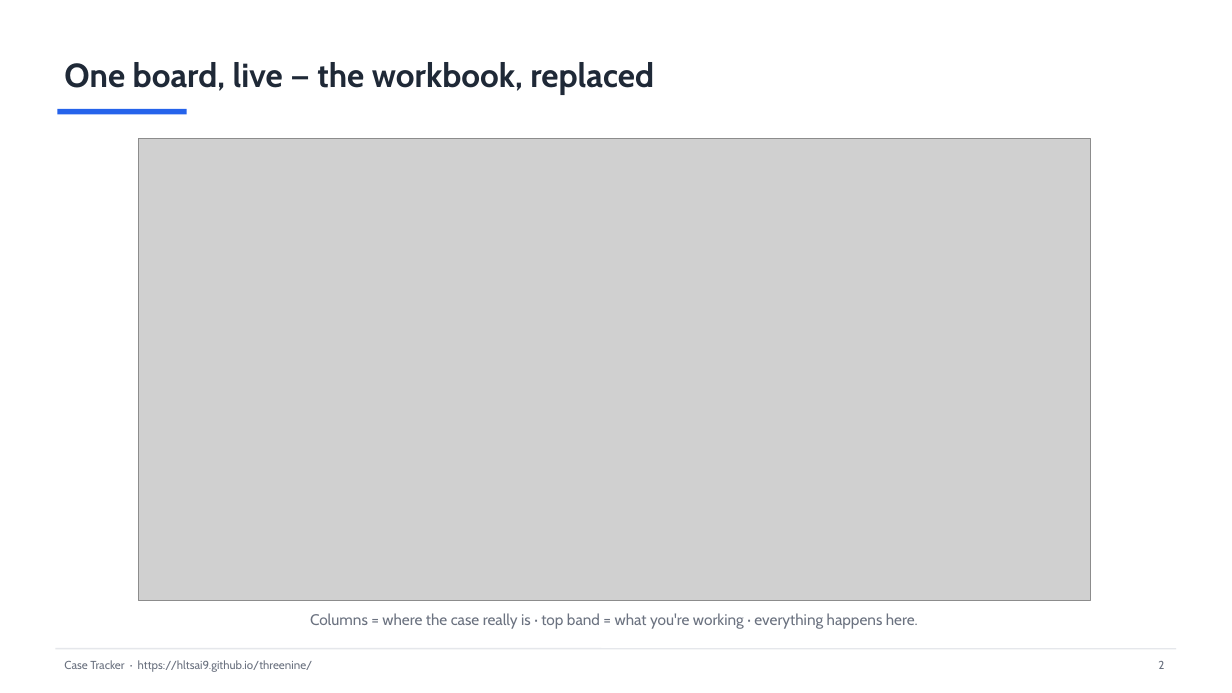
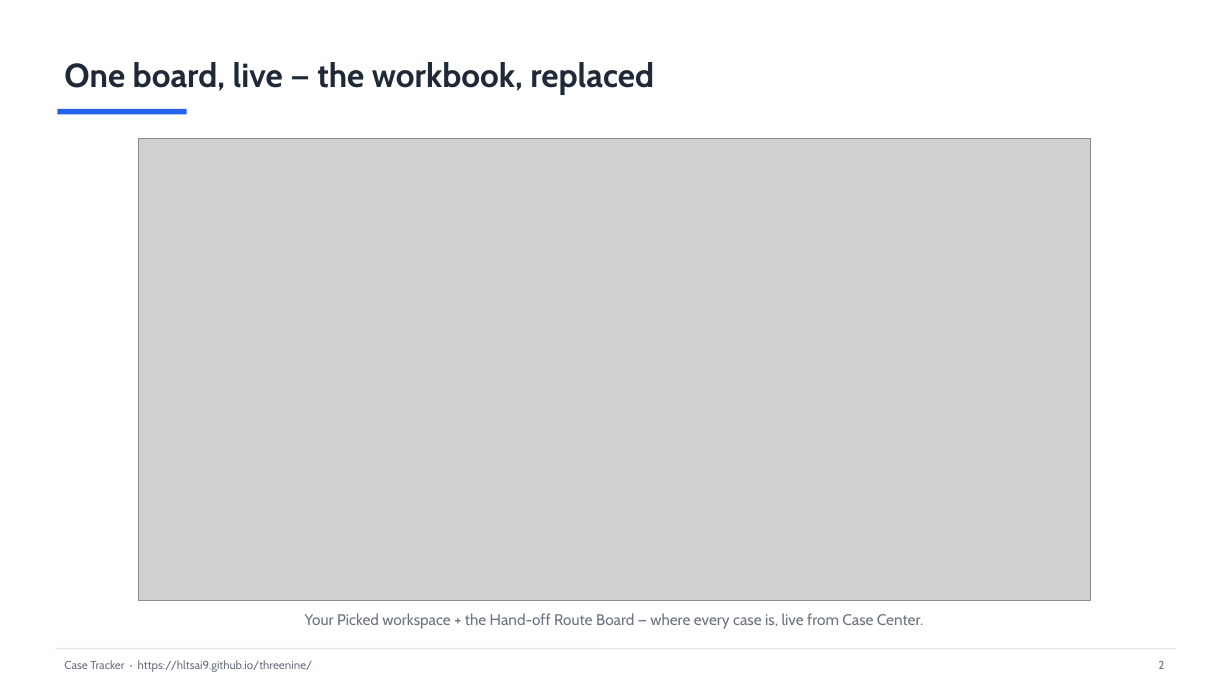
Before and after one commit to hltsai9/threenine, a slide deck: slide 3 of slides/Case-Tracker-Overview.pptx. Drawn at 1232x693 pixels with LibreOffice and Linux fonts; fonts in the diff are those of the drawing; grey boxes stand for pictures. Boxes give left, top, right and bottom in pixels: in the first picture for what was removed or moved away, otherwise in the second. Text is boxed around its words. In the diff, an @@ line names an element or a change of style, - is before the commit and + after.

```diff
--- a/slides/Case-Tracker-Overview.pptx
+++ b/slides/Case-Tracker-Overview.pptx
@@ text at [305, 613, 923, 629]: text changed @@
-Columns = where the case really is · top band = what you're working · everything happens here.
+Your Picked workspace + the Hand-off Route Board — where every case is, live from Case Center.
```
Also in this commit, not shown: 11 other slides changed, 3 slides added, 1 slide removed, 5 other files.
